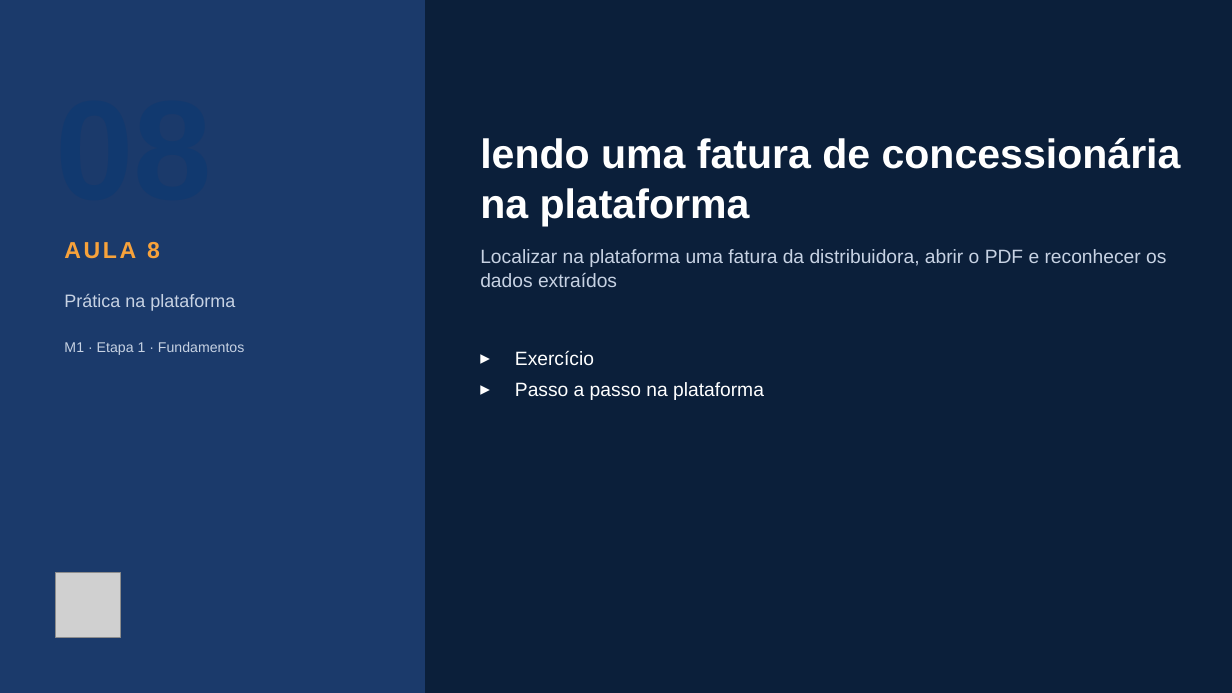
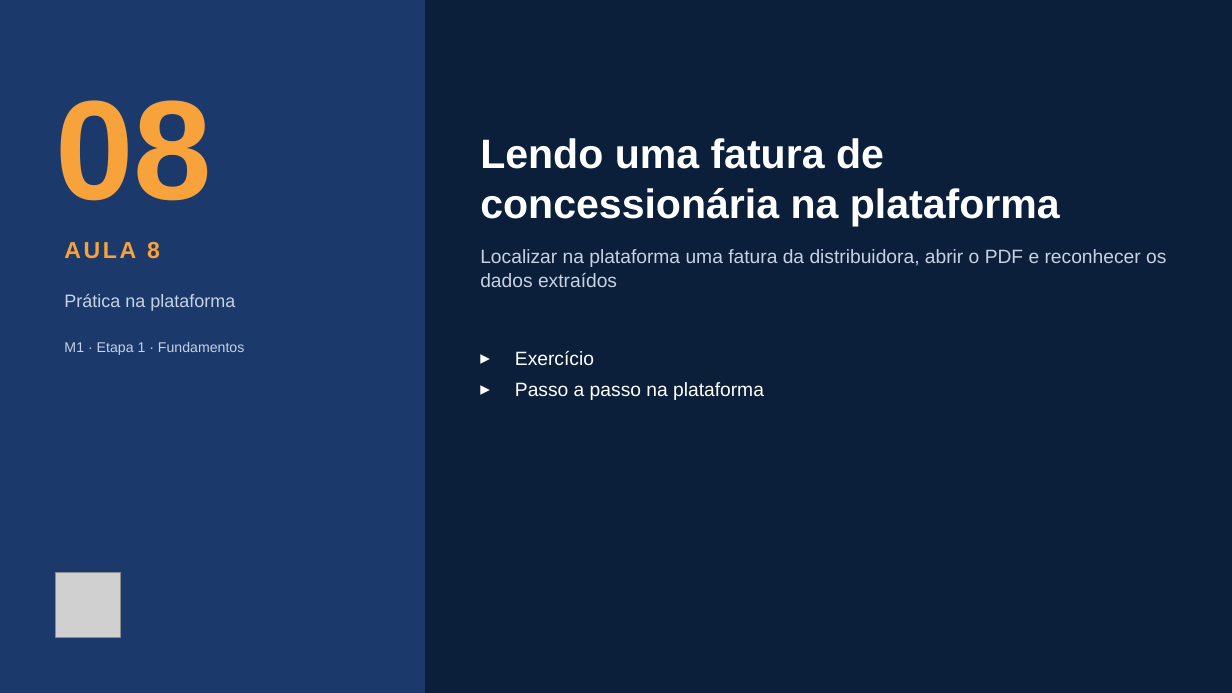
Before and after one commit to marcelo-braga-dev/casaverde, a slide deck: slide 39 of docs/curso/slides/m01-fundamentos.pptx (slide 38 before the commit). Drawn at 1232x693 pixels with LibreOffice and Linux fonts; fonts in the diff are those of the drawing; grey boxes stand for pictures. Boxes give left, top, right and bottom in pixels: in the first picture for what was removed or moved away, otherwise in the second. Text is boxed around its words. In the diff, an @@ line names an element or a change of style, - is before the commit and + after.

```diff
--- a/docs/curso/slides/m01-fundamentos.pptx
+++ b/docs/curso/slides/m01-fundamentos.pptx
@@ text added at <box>55,100,212,201</box>, 110 pt, text #F7A23B, bold @@
+08
@@ text at <box>480,138,1060,226</box>: text changed @@
-lendo uma fatura de concessionária na plataforma
+Lendo uma fatura de concessionária na plataforma
```
Also in this commit, not shown: 17 other slides changed, 1 slide added, 16 other files.
